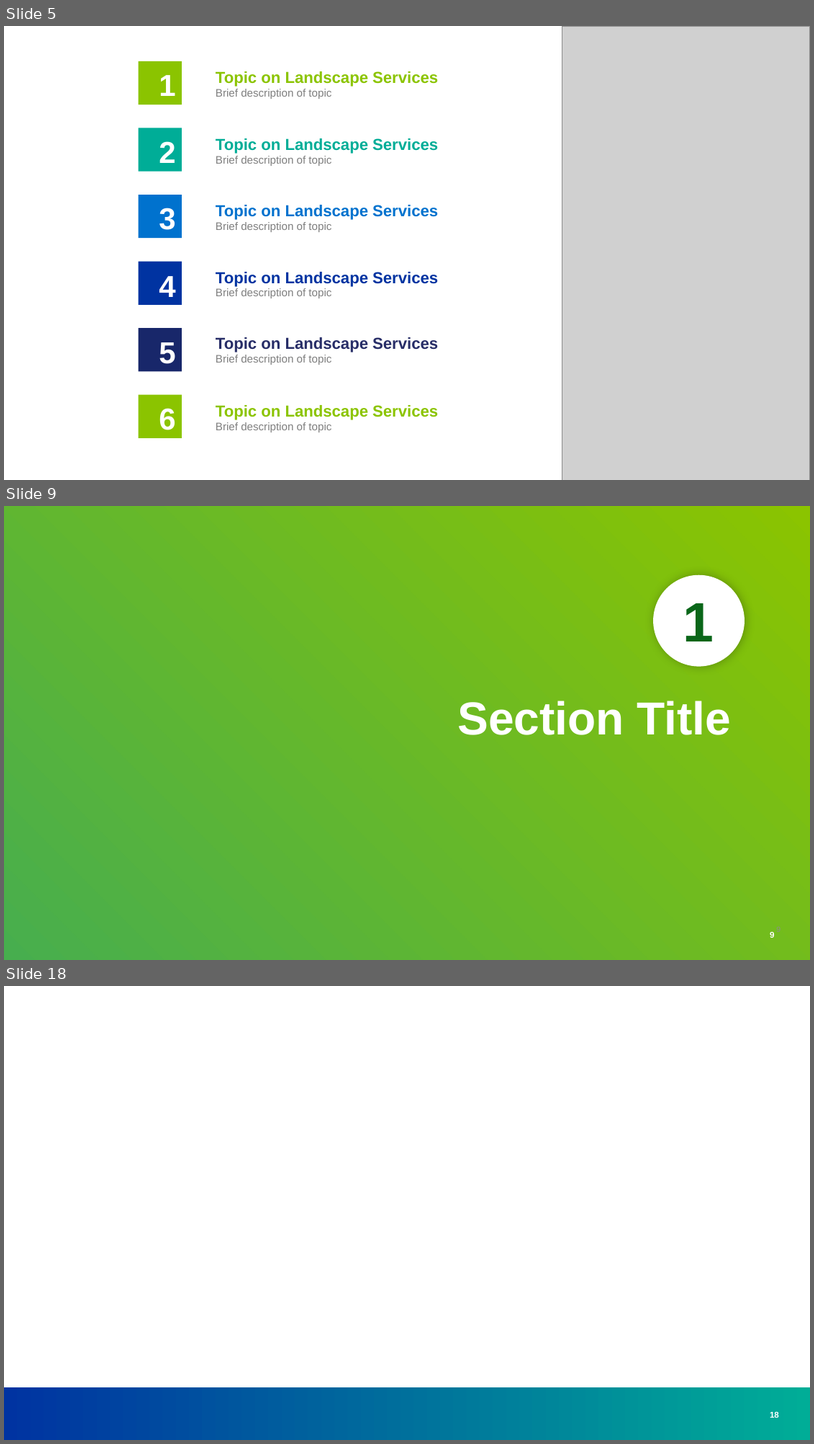
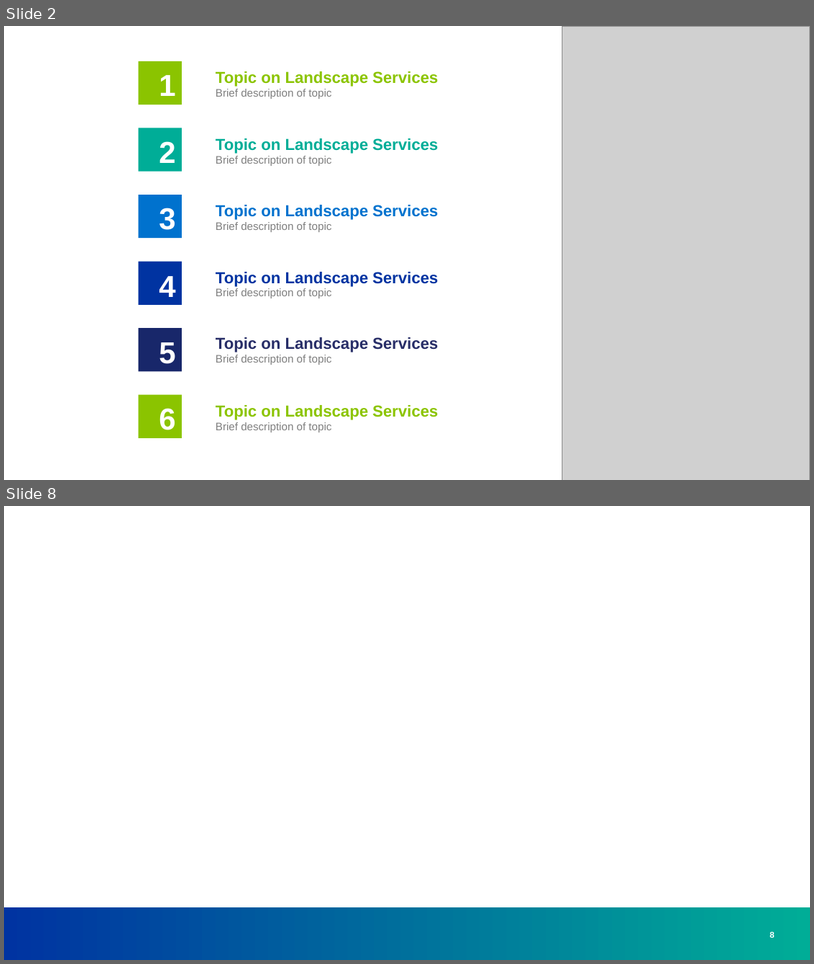
Before and after one commit to greg-e/irrigation, a slide deck: fsm_irrigation.pptx. Shown one above the other, each under a label of ours: slides 5, 9 and 18 before the commit, slides 2 and 8 after it; the slides between them are not shown. The pictures are 814x1444 and 814x964 pixels, drawn with LibreOffice and Linux fonts; fonts in the diff are those of the drawing; grey boxes stand for pictures; background and template pictures are left out. Boxes give left, top, right and bottom in pixels: in the first picture for what was removed or moved away, otherwise in the second. Text is boxed around its words. In the diff, an @@ line names an element or a change of style, - is before the commit and + after.

```diff
--- a/fsm_irrigation.pptx
+++ b/fsm_irrigation.pptx
@@ slide 9 removed at <box>4,506,810,960</box>, background #FFFFFF @@
@@ rectangle removed at <box>4,506,810,960</box> @@
@@ ellipse removed at <box>653,575,745,667</box> @@
@@ text removed at <box>683,603,714,641</box> @@
-1
@@ title removed at <box>458,700,732,735</box> @@
-Section Title
@@ page number removed at <box>764,917,787,941</box> @@
-9
@@ page number removed at <box>770,931,774,939</box> @@
-9
@@ what was slide 5 is now slide 2 @@
@@ what was slide 18 is now slide 8 @@
@@ page number at <box>770,931,774,939</box>: text changed @@
-18
+8
```
Also in this commit, not shown: 6 slides added, 15 other slides removed.
